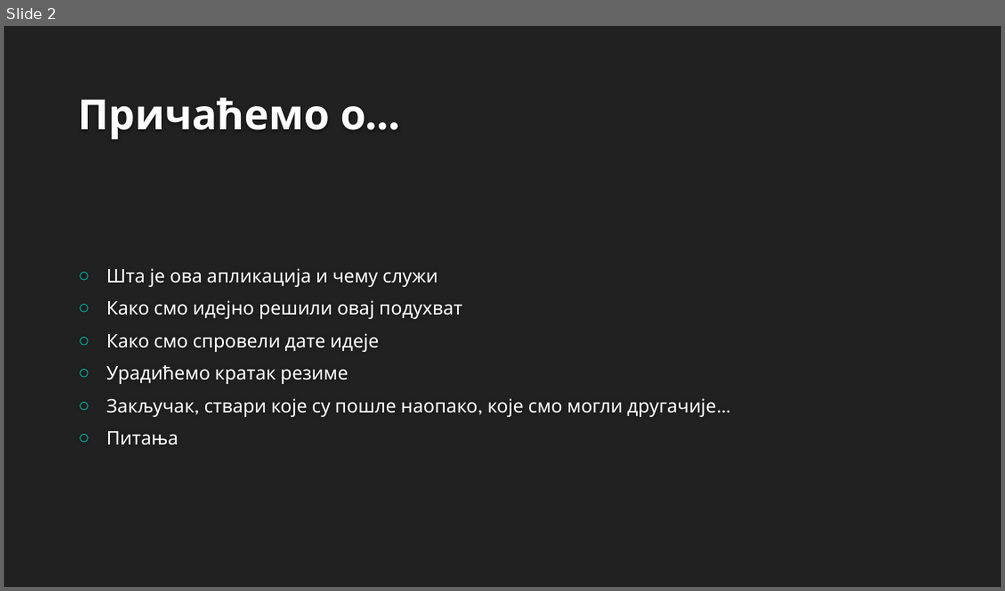
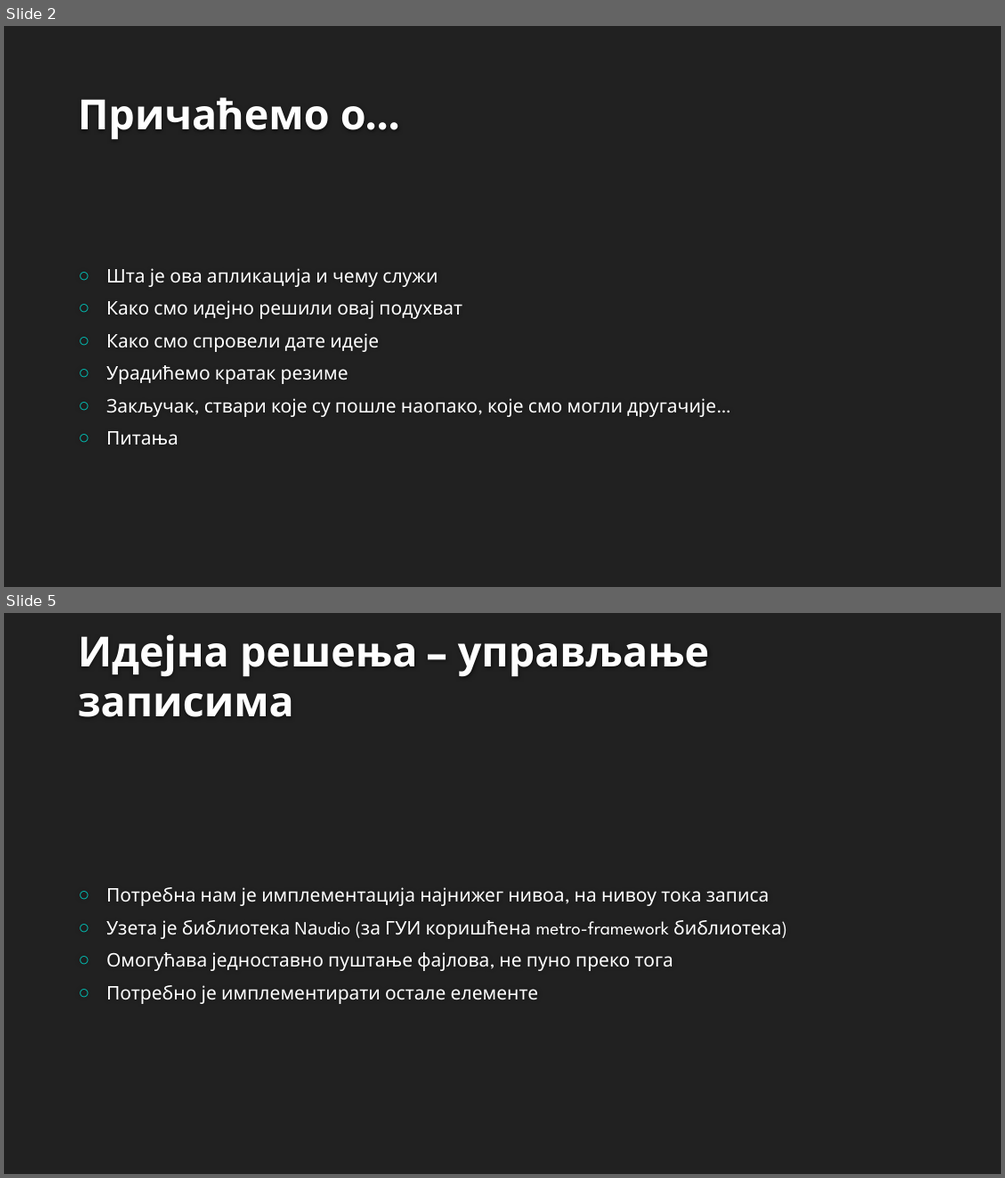
Before and after one commit to RazvojSoftvera2/MasterAudioTechnologyFunctions, a slide deck: Documentation and designs/Documentation/MATF_prezentacija.pptx. Shown one above the other, each under a label of ours: slide 2 before the commit, slides 2 and 5 after it; the slides between them are not shown. The pictures are 1005x591 and 1005x1178 pixels, drawn with LibreOffice and Linux fonts; fonts in the diff are those of the drawing; background and template pictures are left out. Boxes give left, top, right and bottom in pixels: in the first picture for what was removed or moved away, otherwise in the second. Text is boxed around its words. In the diff, an @@ line names an element or a change of style, - is before the commit and + after.

```diff
--- a/Documentation and designs/Documentation/MATF_prezentacija.pptx
+++ b/Documentation and designs/Documentation/MATF_prezentacija.pptx
@@ slide 5 added at (4, 613, 1001, 1174), background #212121 @@
@@ title added at (78, 634, 709, 717), 40 pt, text #FEFEFE, bold @@
+Идејна решења – управљање записима
@@ text added at (106, 887, 781, 1004), 18 pt, text #FFFFFF @@
+○ Потребна нам је имплементација најнижег нивоа, на нивоу тока записа
+○ Узета је библиотека Nаudio (за ГУИ коришћена metro-framework библиотека)
+○ Омогућава једноставно пуштање фајлова, не пуно преко тога
+○ Потребно је имплементирати остале елементе
```
Also in this commit, not shown: 1 slide changed, 10 other slides added.
